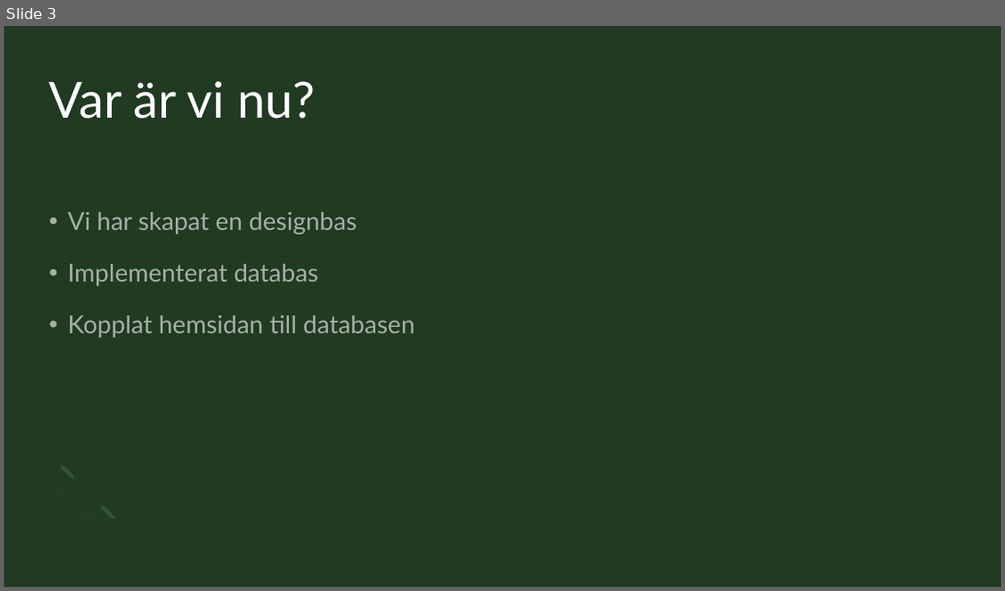
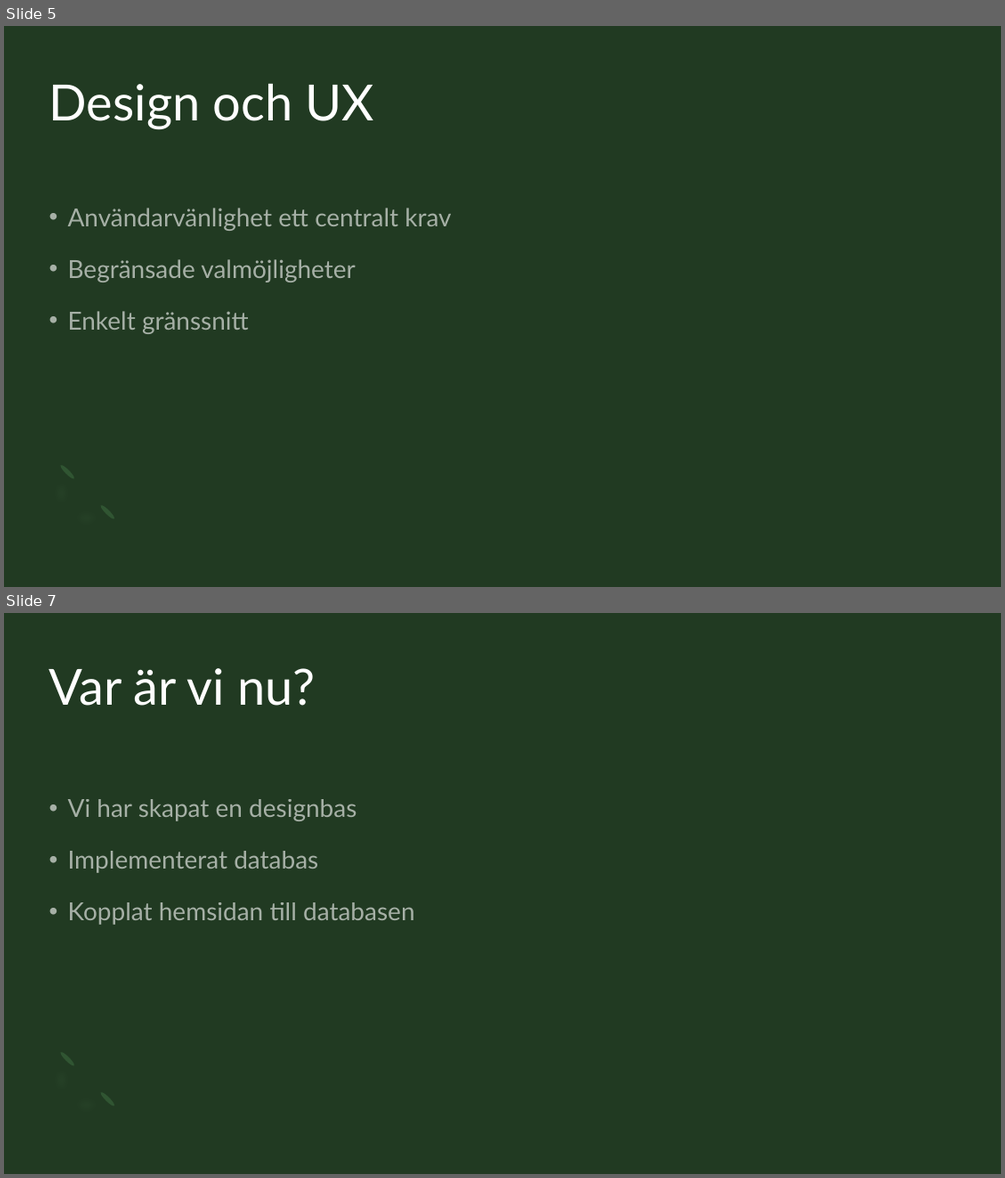
Before and after one commit to Sjofil/HASAB-IDA3, a slide deck: Delredovisning/Sustainable Forms presentation.pptx. Shown one above the other, each under a label of ours: slide 3 before the commit, slides 5 and 7 after it; the slides between them are not shown. The pictures are 1005x591 and 1005x1178 pixels, drawn with LibreOffice and Linux fonts; fonts in the diff are those of the drawing. Boxes give left, top, right and bottom in pixels: in the first picture for what was removed or moved away, otherwise in the second. Text is boxed around its words. In the diff, an @@ line names an element or a change of style, - is before the commit and + after.

```diff
--- a/Delredovisning/Sustainable Forms presentation.pptx
+++ b/Delredovisning/Sustainable Forms presentation.pptx
@@ slide 5 added at (x1=4, y1=26, x2=1001, y2=587), background #213A22; not listed: 3 template elements that a slide beside it also shows @@
@@ title added at (x1=49, y1=83, x2=374, y2=129), 48 pt, text #FFFFFF @@
+Design och UX
@@ text added at (x1=68, y1=208, x2=451, y2=334), 24 pt, text #FFFFFF at 60% opacity @@
+• Användarvänlighet ett centralt krav
+• Begränsade valmöjligheter
+• Enkelt gränssnitt
@@ what was slide 3 is now slide 7 @@
```
Also in this commit, not shown: 2 slides changed, 5 other slides added.
